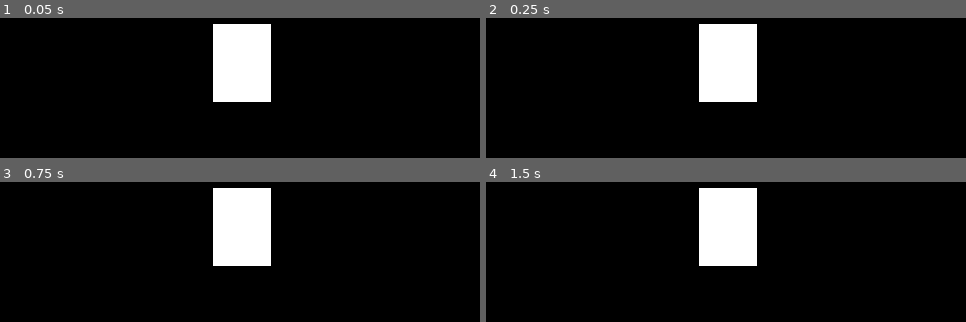
Above: before the commit, frames 1-4 (two rows, left to right).
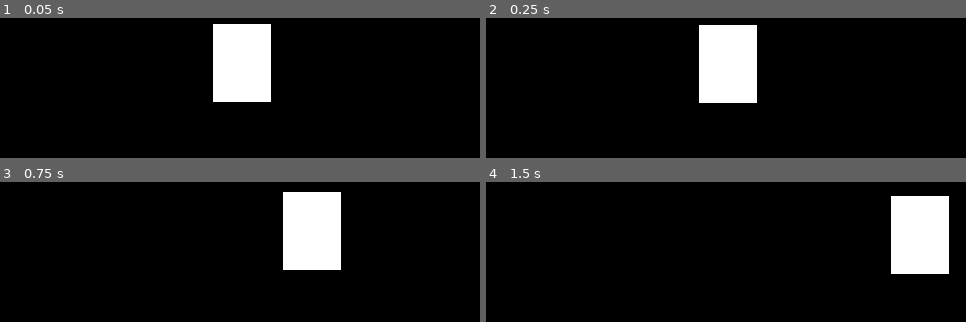
Above: after the commit, the same moments.

Repository: enzoritto/static-hyperspace
Game: Godot game, scene res://levels/Main.tscn
Same seed, same stepped clock (60 frames per second), same inputs: the game is played once before the commit and once after it.
Inputs:
- Up to frame 1 (0.05 s): no input
- Up to frame 2 (0.25 s): no input
- Up to frame 3 (0.75 s): tap Enter at 0.5 s; hold Right (move_right) from 0.53 s (still down)
- Up to frame 4 (1.5 s): release Right (move_right) at 1.28 s; hold Left (move_left) from 1.28 s (still down)

Frame 1 is identical in both runs. In frame 2, 0.2% of the frame differs, in the area x 44-57%, y 4-61%; in frame 3, 13%, in the area x 44-72%, y 4-63%; in frame 4, 13%.

Commit message:
Attach player script to scene

Diff:
--- a/scenes/Player.tscn
+++ b/scenes/Player.tscn
@@ -1,9 +1,12 @@
-[gd_scene load_steps=2 format=2]
+[gd_scene load_steps=3 format=2]
+
+[ext_resource path="res://scripts/Player.gd" type="Script" id=1]
 
 [sub_resource type="RectangleShape2D" id=1]
 extents = Vector2( 30, 40 )
 
 [node name="Player" type="KinematicBody2D"]
+script = ExtResource( 1 )
 
 [node name="CollisionShape2D" type="CollisionShape2D" parent="."]
 shape = SubResource( 1 )
